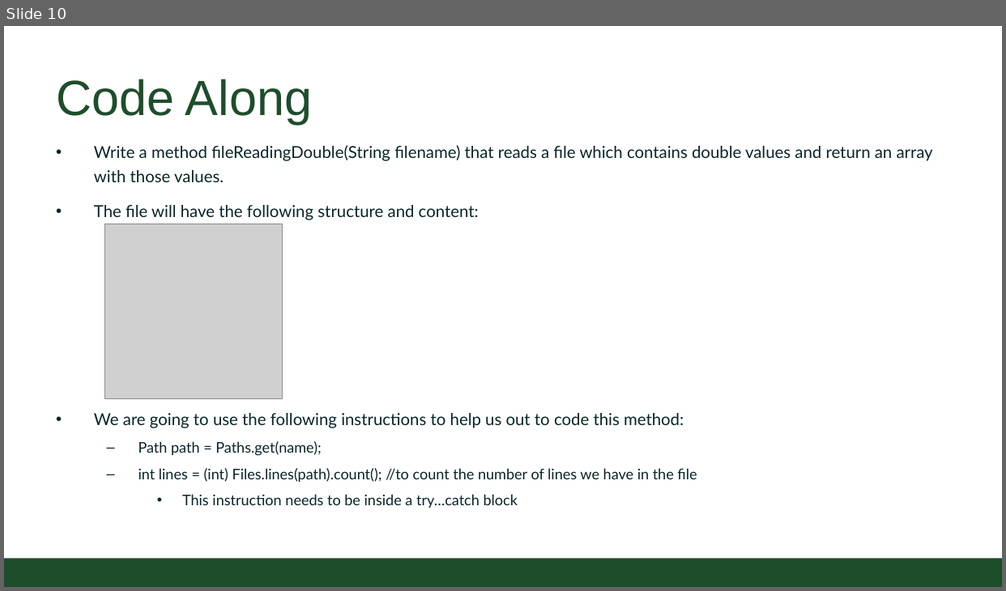
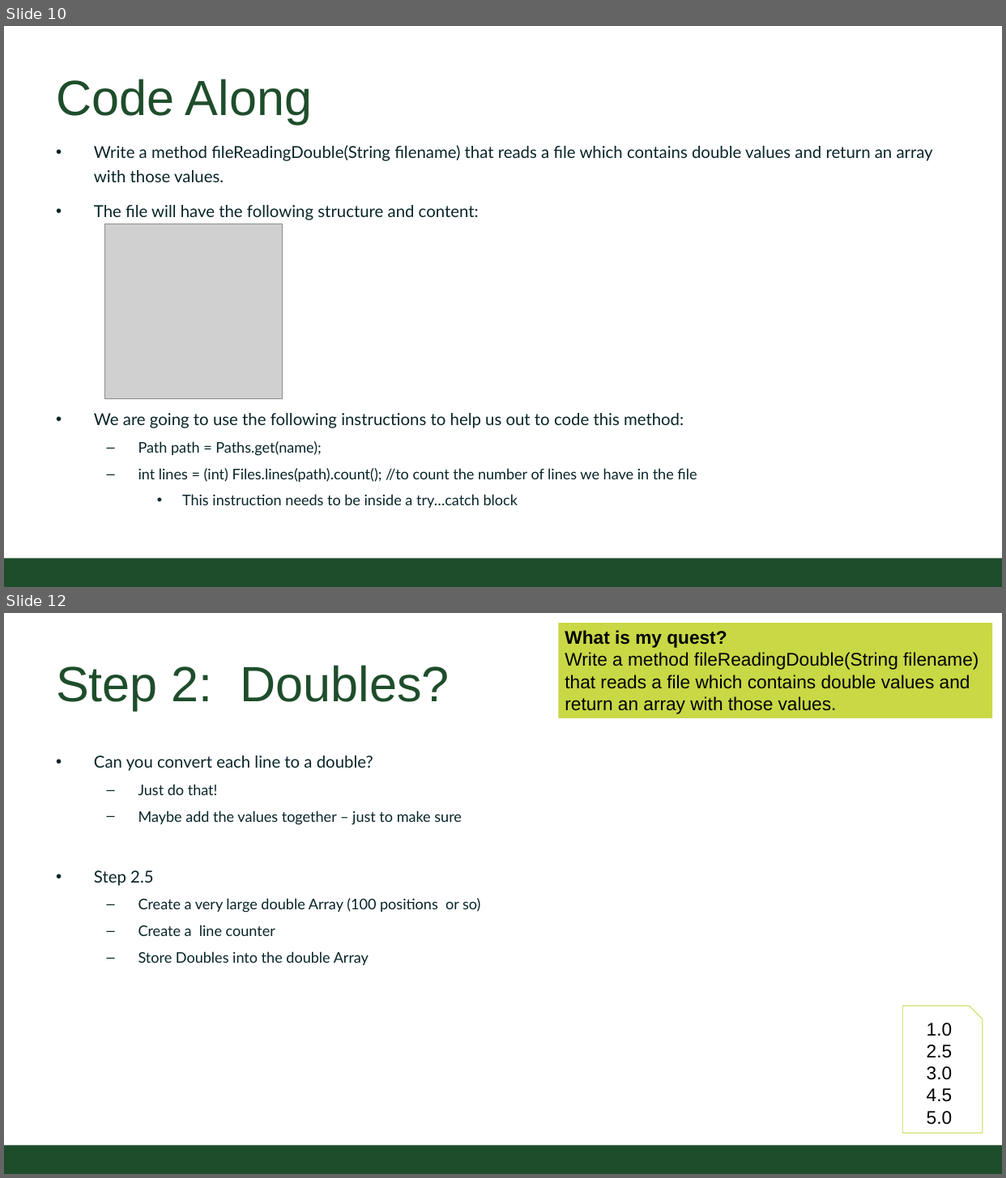
Before and after one commit to CSU-CompSci-CS163-4/Handouts, a slide deck: slides/On-Campus/07_02_FileInput.pptx. Shown one above the other, each under a label of ours: slide 10 before the commit, slides 10 and 12 after it; the slides between them are not shown. The pictures are 1006x591 and 1006x1178 pixels, drawn with LibreOffice and Linux fonts; fonts in the diff are those of the drawing; grey boxes stand for pictures; background and template pictures are left out. Boxes give left, top, right and bottom in pixels: in the first picture for what was removed or moved away, otherwise in the second. Text is boxed around its words. In the diff, an @@ line names an element or a change of style, - is before the commit and + after.

Commit message:
added step slides and default code to start with

```diff
--- a/slides/On-Campus/07_02_FileInput.pptx
+++ b/slides/On-Campus/07_02_FileInput.pptx
@@ slide 12 added at bbox=[4, 613, 1002, 1174], background #FFFFFF; not listed: 1 template element that a slide beside it also shows @@
@@ rectangle added at bbox=[559, 623, 993, 718], fill #C9D845, 20 pt, text #000000 @@
+What is my quest?
+Write a method fileReadingDouble(String filename) that reads a file which contains double values and return an array with those values.
@@ title added at bbox=[56, 665, 450, 710], 54 pt, text #1E4D2B @@
+Step 2: Doubles?
@@ text added at bbox=[94, 756, 480, 965], 16 pt, text #092529 @@
+• Can you convert each line to a double?
+  – Just do that!
+  – Maybe add the values together – just to make sure
+• Step 2.5
+  – Create a very large double Array (100 positions or so)
+  – Create a line counter
+  – Store Doubles into the double Array
@@ snip rect added at bbox=[902, 1006, 982, 1133], outline #C9D845 0.75 pt, 20 pt, text #000000 @@
+1.0
+2.5
+3.0
+4.5
+5.0
```
Also in this commit, not shown: 2 other slides added, 4 other files.
